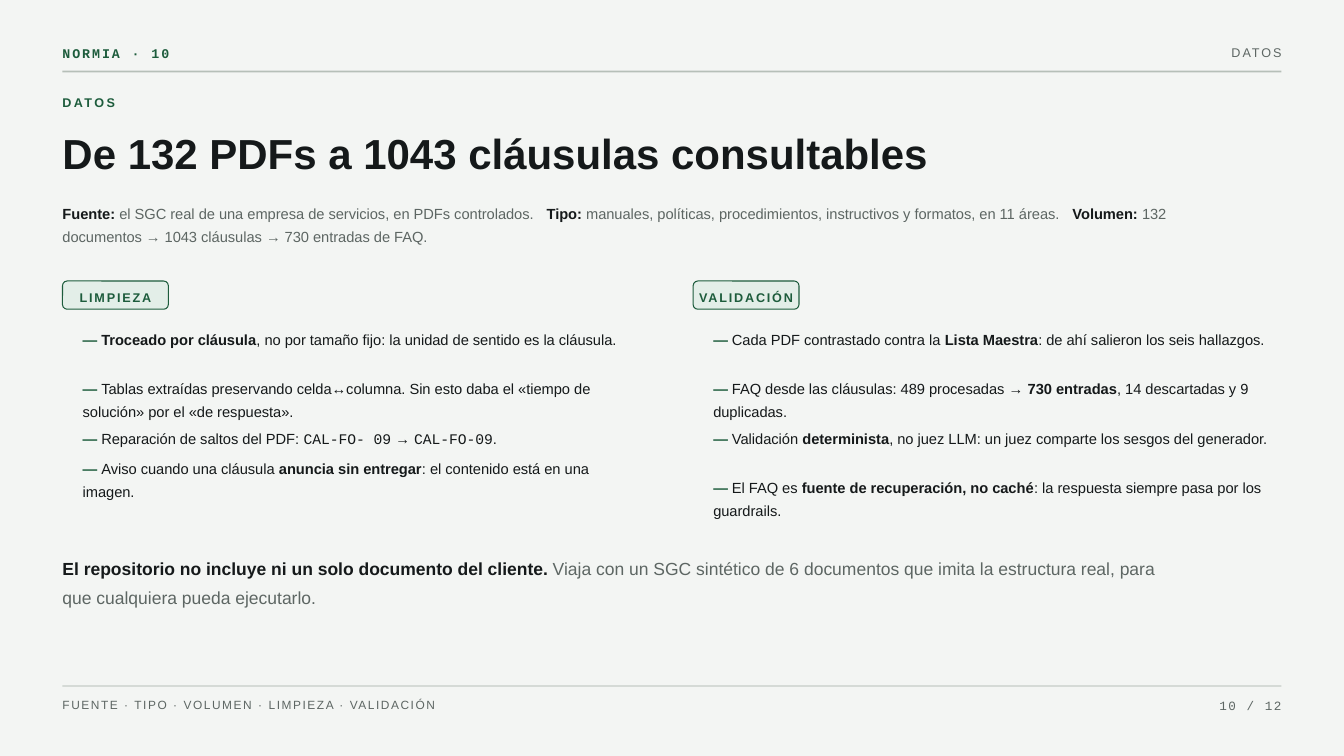
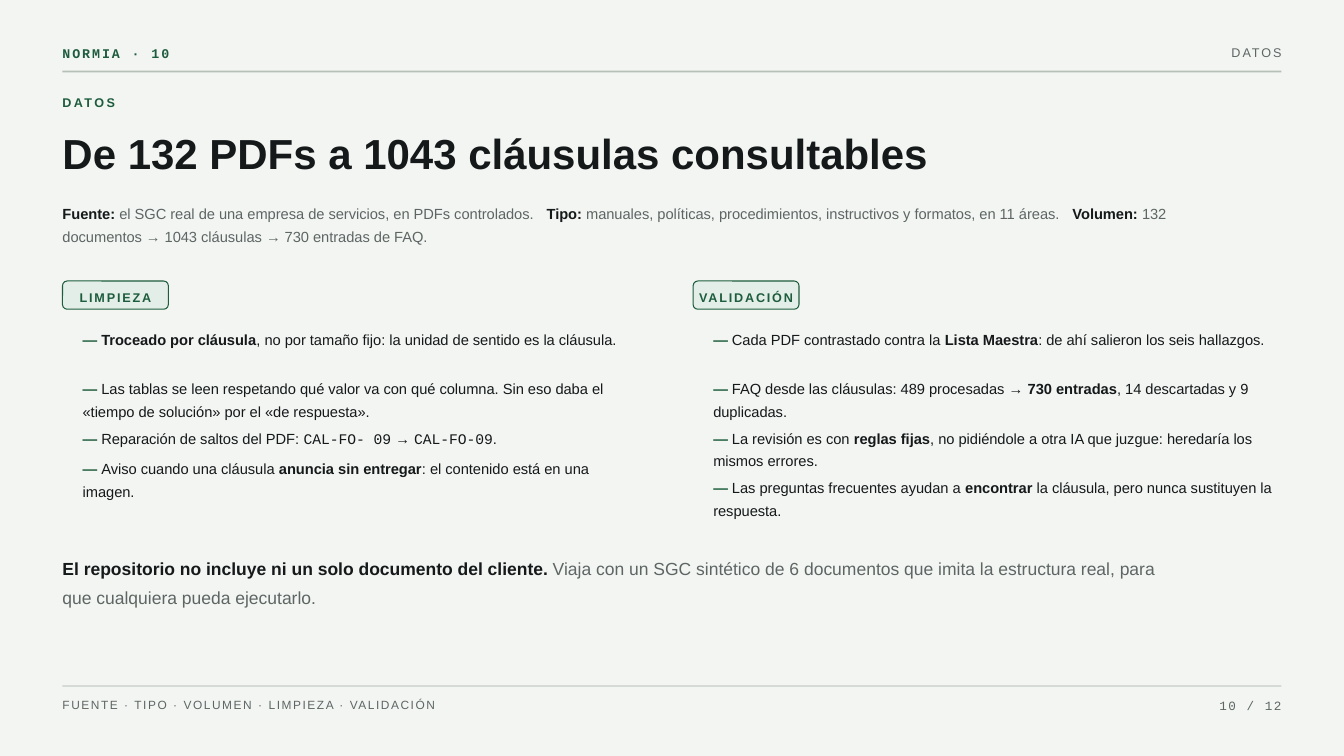
Before and after one commit to klauzirrazabal-max/normia-chatbot-iso, a slide deck: slide 10 of docs/NormIA.pptx. Drawn at 1344x756 pixels with LibreOffice and Linux fonts; fonts in the diff are those of the drawing. Boxes give left, top, right and bottom in pixels: in the first picture for what was removed or moved away, otherwise in the second. Text is boxed around its words. In the diff, an @@ line names an element or a change of style, - is before the commit and + after.

```diff
--- a/docs/NormIA.pptx
+++ b/docs/NormIA.pptx
@@ text at box(83, 383, 603, 420): text changed @@
-— Tablas extraídas preservando celda↔columna. Sin esto daba el «tiempo de solución» por el «de respuesta».
+— Las tablas se leen respetando qué valor va con qué columna. Sin eso daba el «tiempo de solución» por el «de respuesta».
@@ text at box(713, 433, 1253, 466): text changed @@
-— Validación determinista, no juez LLM: un juez comparte los sesgos del generador.
+— La revisión es con reglas fijas, no pidiéndole a otra IA que juzgue: heredaría los mismos errores.
@@ text at box(713, 482, 1271, 519): text changed @@
-— El FAQ es fuente de recuperación, no caché: la respuesta siempre pasa por los guardrails.
+— Las preguntas frecuentes ayudan a encontrar la cláusula, pero nunca sustituyen la respuesta.
```
Also in this commit, not shown: 5 other slides changed, 4 other files.
